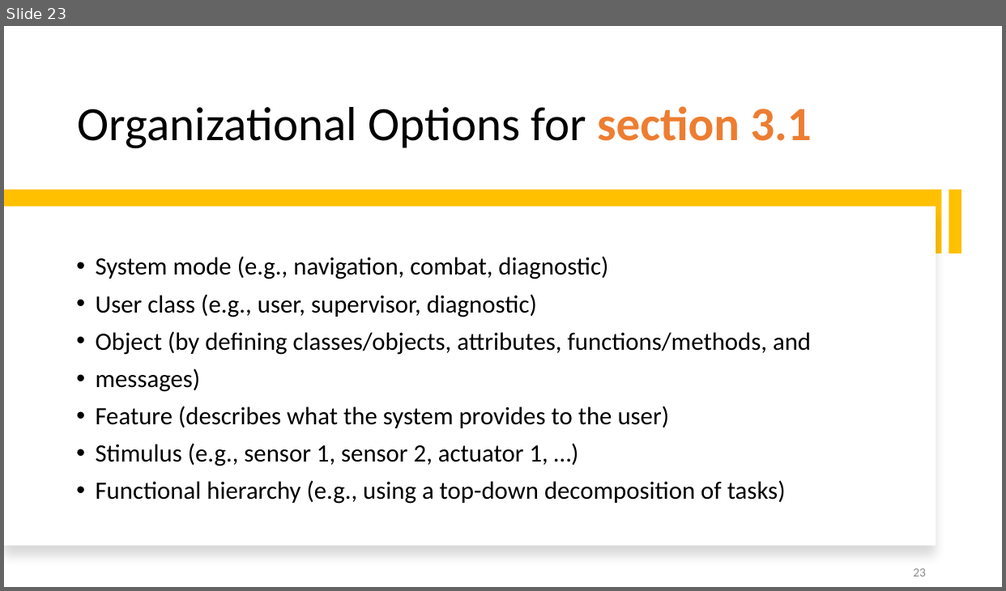
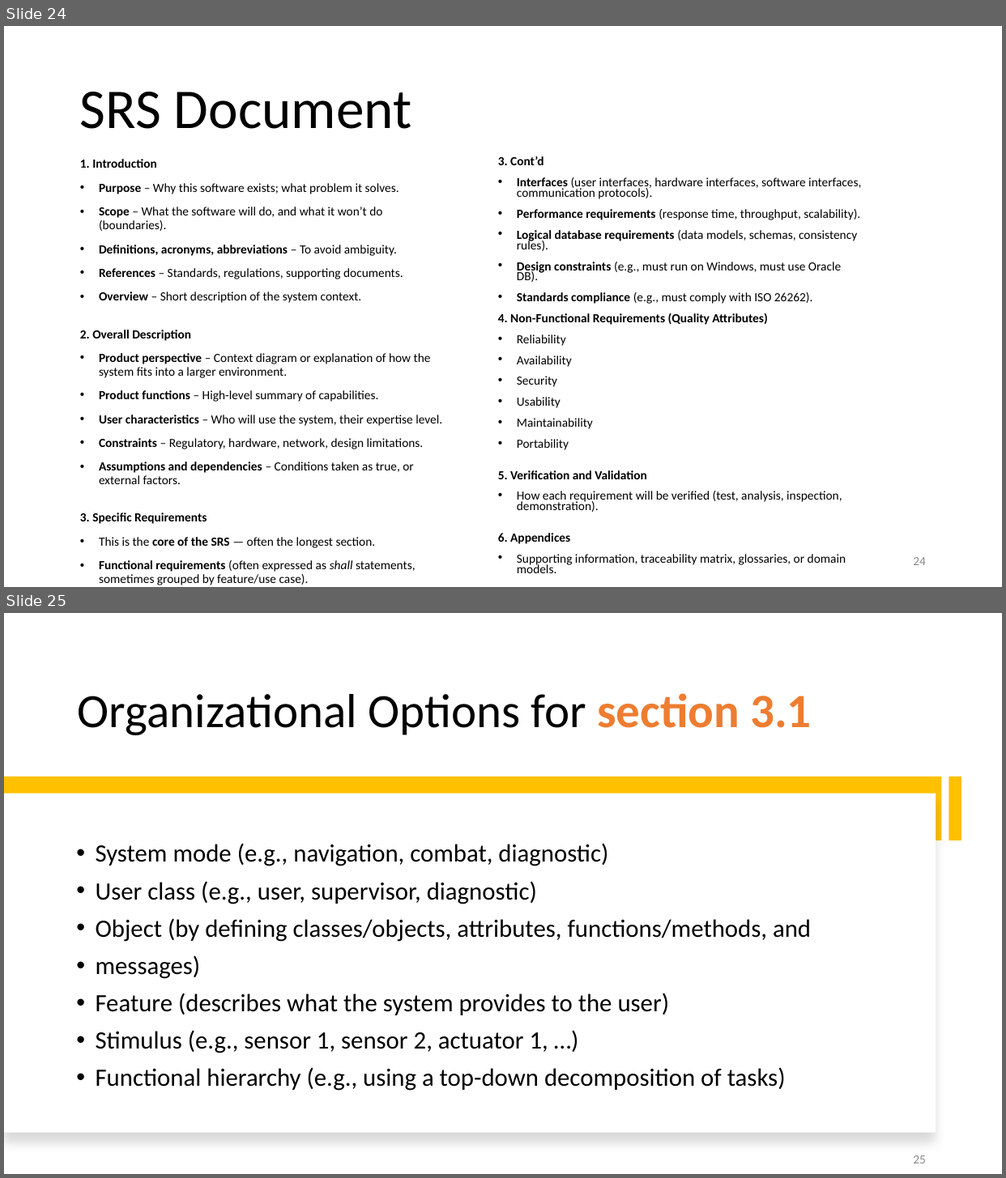
Before and after one commit to kthanasi-git/SW_Engineering, a slide deck: SOFTWARE ENGINEERING/SLIDES/4-Requirements Documentation.pptx. Shown one above the other, each under a label of ours: slide 23 before the commit, slides 24 and 25 after it. The pictures are 1006x591 and 1006x1178 pixels, drawn with LibreOffice and Linux fonts; fonts in the diff are those of the drawing. Boxes give left, top, right and bottom in pixels: in the first picture for what was removed or moved away, otherwise in the second. Text is boxed around its words. In the diff, an @@ line names an element or a change of style, - is before the commit and + after.

```diff
--- a/SOFTWARE ENGINEERING/SLIDES/4-Requirements Documentation.pptx
+++ b/SOFTWARE ENGINEERING/SLIDES/4-Requirements Documentation.pptx
@@ slide 24 added at (4, 26, 1002, 587), background #FFFFFF @@
@@ title added at (80, 92, 411, 129), 54 pt, text #000000 @@
+SRS Document
@@ text added at (80, 159, 442, 586), 12 pt, text #000000 @@
+1. Introduction
+• Purpose – Why this software exists; what problem it solves.
+• Scope – What the software will do, and what it won’t do (boundaries).
+• Definitions, acronyms, abbreviations – To avoid ambiguity.
+• References – Standards, regulations, supporting documents.
+• Overview – Short description of the system context.
+2. Overall Description
+• Product perspective – Context diagram or explanation of how the system fits into a larger environment.
+• Product functions – High-level summary of capabilities.
+• User characteristics – Who will use the system, their expertise level.
+• Constraints – Regulatory, hardware, network, design limitations.
+• Assumptions and dependencies – Conditions taken as true, or external factors.
+3. Specific Requirements
+• This is the core of the SRS — often the longest section.
+• Functional requirements (often expressed as shall statements, sometimes grouped by feature/use case).
@@ text added at (498, 156, 861, 574), 12 pt, text #000000 @@
+3. Cont’d
+• Interfaces (user interfaces, hardware interfaces, software interfaces, communication protocols).
+• Performance requirements (response time, throughput, scalability).
+• Logical database requirements (data models, schemas, consistency rules).
+• Design constraints (e.g., must run on Windows, must use Oracle DB).
+• Standards compliance (e.g., must comply with ISO 26262).
+4. Non-Functional Requirements (Quality Attributes)
+• Reliability
+• Availability
+• Security
+• Usability
+• Maintainability
+• Portability
+5. Verification and Validation
+• How each requirement will be verified (test, analysis, inspection, demonstration).
+6. Appendices
+• Supporting information, traceability matrix, glossaries, or domain models.
@@ page number added at (913, 557, 926, 565), 12 pt, text #8C8C8C @@
+24
@@ what was slide 23 is now slide 25 @@
@@ page number at (913, 1156, 926, 1164): text changed @@
-23
+25
```
Also in this commit, not shown: 9 slides changed, 2 other slides added, 6 other files.
